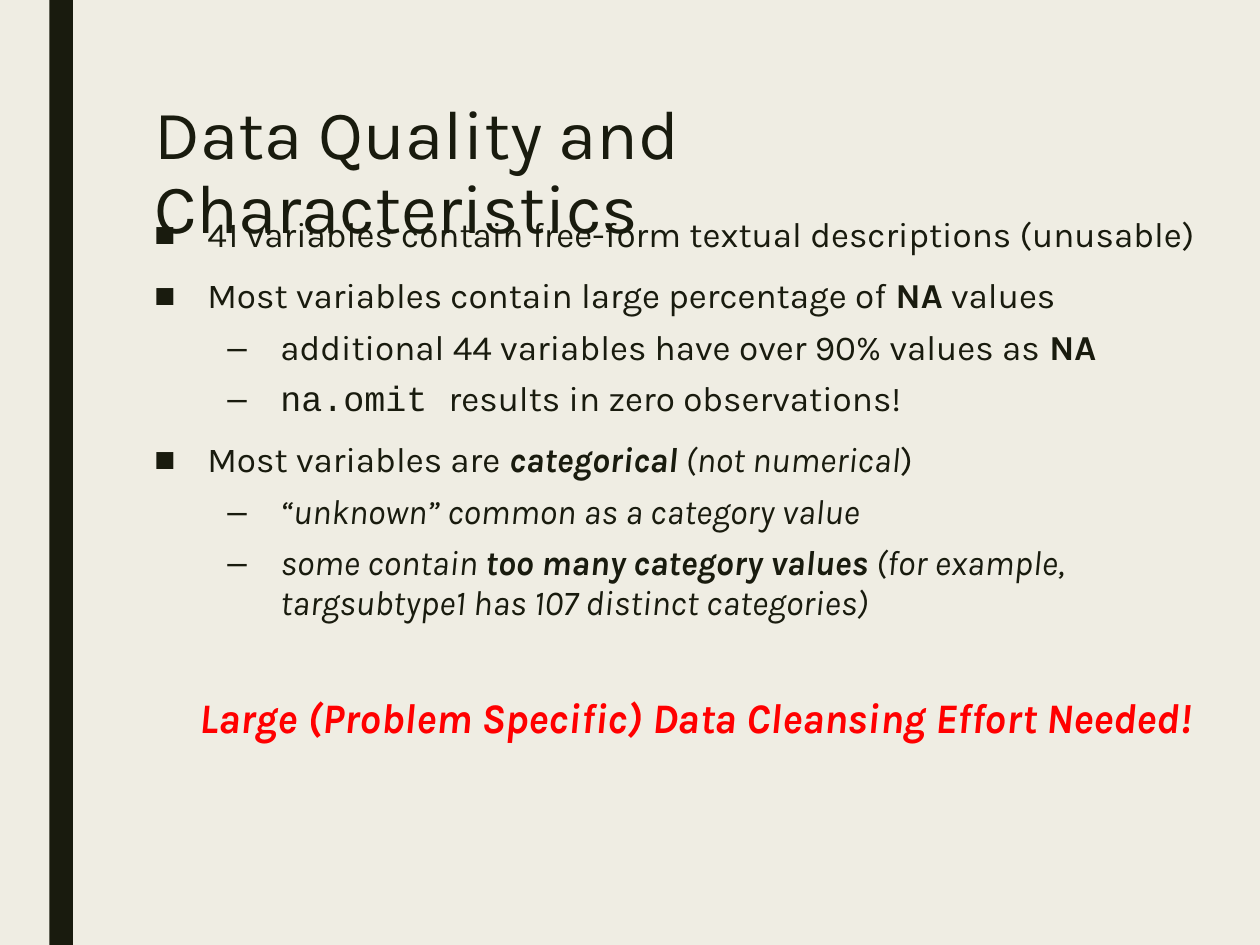
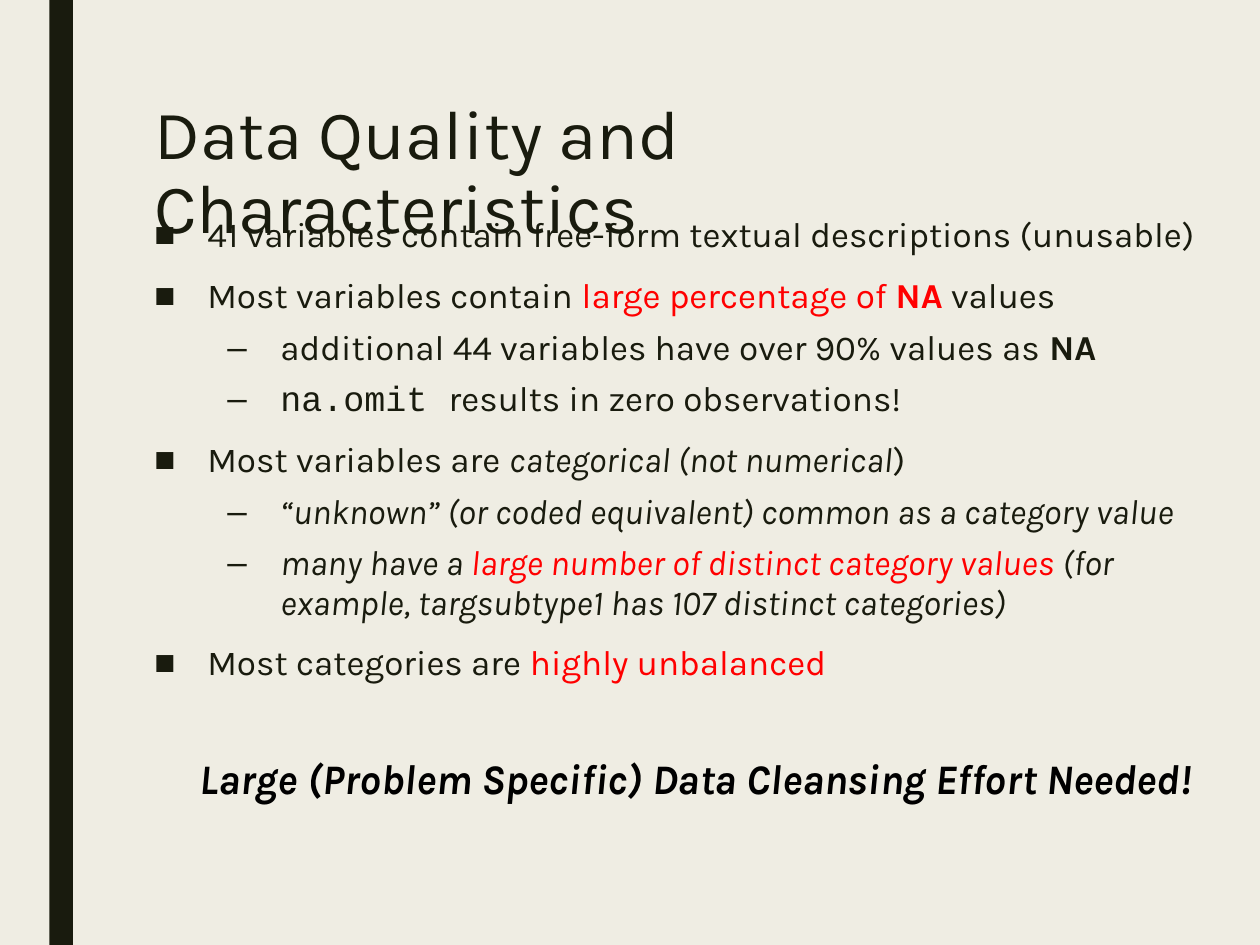
Before and after one commit to stats-learning-fall2019/final-project, a slide deck: slide 8 of presentation/gtdb-final-presentation.pptx. Drawn at 1260x945 pixels with LibreOffice and Linux fonts; fonts in the diff are those of the drawing. Boxes give left, top, right and bottom in pixels: in the first picture for what was removed or moved away, otherwise in the second. Text is boxed around its words. In the diff, an @@ line names an element or a change of style, - is before the commit and + after.

```diff
--- a/presentation/gtdb-final-presentation.pptx
+++ b/presentation/gtdb-final-presentation.pptx
@@ text at (200,284,1192,805): text colour #191B0E to #FF0000 in "large percentage of NA"; bold off in "categorical"; text colour #FF0000 to #000000 in "Large (Problem Specific) Data Cleansing Effort Needed!" @@
@@ text at (207,498,1174,684): text changed @@
-  – “unknown” common as a category value
-  – some contain too many category values (for example, targsubtype1 has 107 distinct categories)
+  – “unknown” (or coded equivalent) common as a category value
+  – many have a large number of distinct category values (for example, targsubtype1 has 107 distinct categories)
+■ Most categories are highly unbalanced
```
Also in this commit, not shown: 7 other slides changed, 1 other file.
